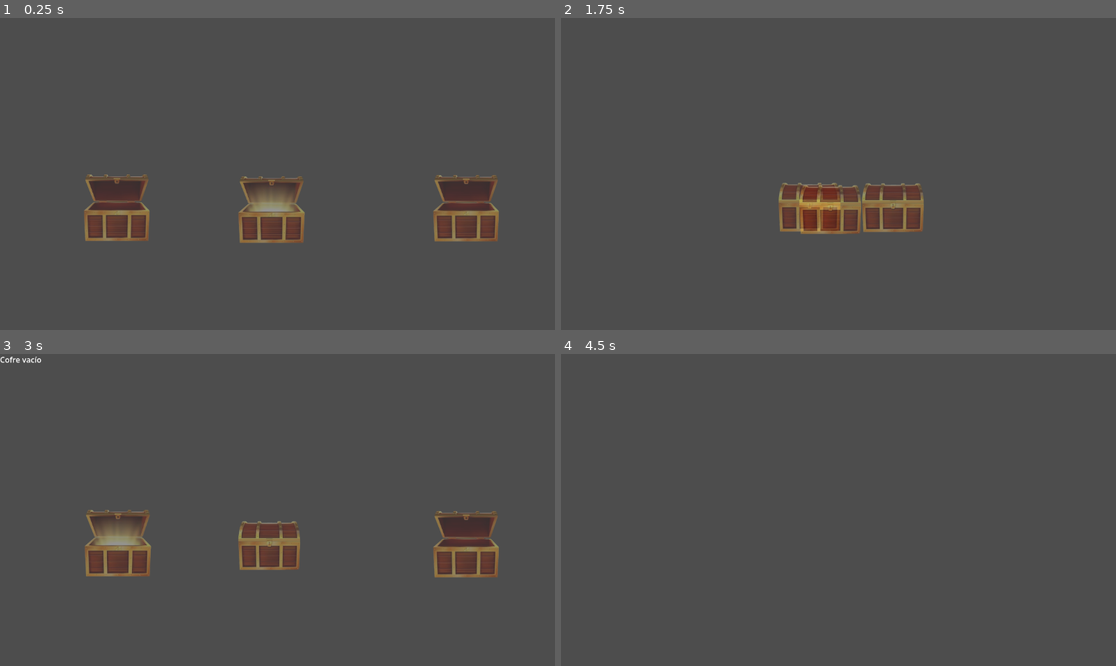
Above: before the commit, frames 1-4 (two rows, left to right).
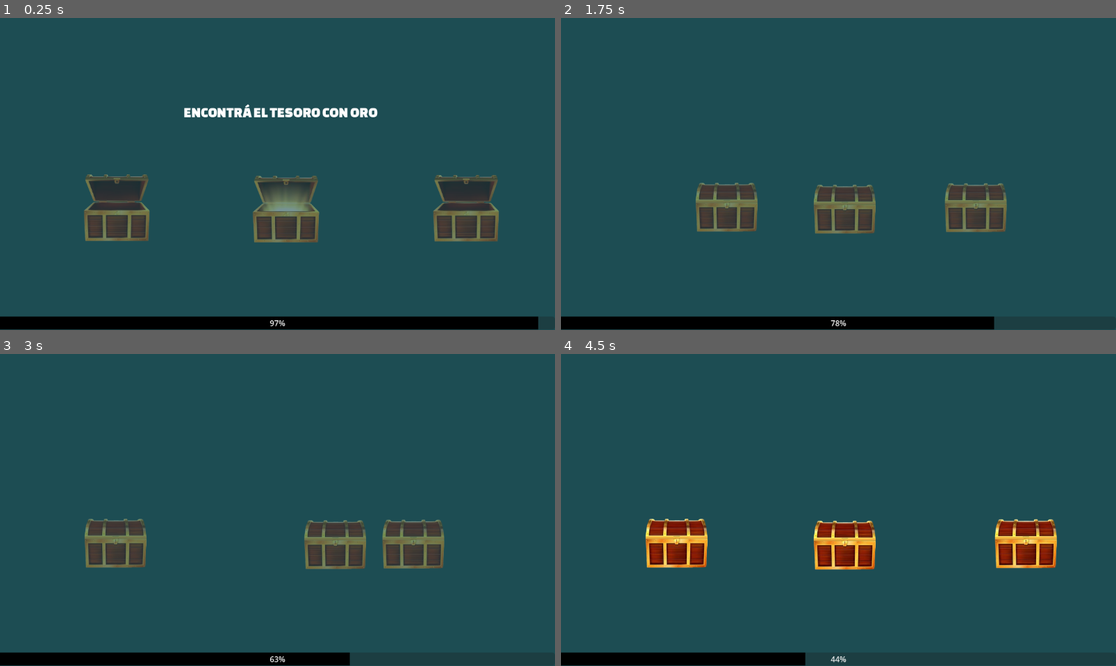
Above: after the commit, the same moments.

Repository: tobiflores/MINIJUEGOS-Feroleto-Flores-Geretto-Legaria
Game: Godot game, scene res://escenas/minijuegos/minijuego_cofres.tscn
Same seed, same stepped clock (60 frames per second), same inputs: the game is played once before the commit and once after it. The engine's default icon, where the game draws it, is replaced by a stand-in: a white triangle on a blue panel in a dark square.
Inputs (mouse positions are in pixels of both pictures, inside the frame that each line leads up to):
- Up to frame 1 (0.25 s): no input
- Up to frame 2 (1.75 s): no input
- Up to frame 3 (3 s): click (466, 544) at 2.77 s
- Up to frame 4 (4.5 s): no input

The runs differ from the first frame. In frame 1, 99% of the frame differs, in the area x 0-100%, y 0-100%; in frame 2, 99%; in frame 3, 99%; in frame 4, 100%.

Commit message:
continuo con juego de cofres mejorando aspectos visuales

Diff:
--- a/escenas/minijuegos/minijuego_cofres.tscn
+++ b/escenas/minijuegos/minijuego_cofres.tscn
@@ -5,12 +5,21 @@
 [ext_resource type="Texture2D" uid="uid://b31lg8aeubsly" path="res://icon.svg" id="2_qsjiq"]
 [ext_resource type="Texture2D" uid="uid://doxma5wal0jeq" path="res://imagenes/cofre-vacio.png" id="3_s2tuc"]
 [ext_resource type="Texture2D" uid="uid://dg4yqa84yhj56" path="res://imagenes/cofre-tesoro.png" id="4_6yiu1"]
+[ext_resource type="FontFile" uid="uid://br64yg4s15f4j" path="res://fuentes/Changa_One/ChangaOne-Regular.ttf" id="6_s2tuc"]
+
+[sub_resource type="StyleBoxFlat" id="StyleBoxFlat_cjyib"]
+bg_color = Color(0, 0, 0, 1)
 
 [node name="Minijuego-Cofres" type="Node2D" unique_id=445488359]
 script = ExtResource("1_6h3a0")
 textura_cerrado = ExtResource("2_cjyib")
 textura_abierto_vacio = ExtResource("3_s2tuc")
 textura_abierto_premio = ExtResource("4_6yiu1")
+
+[node name="ColorRect" type="ColorRect" parent="." unique_id=248132319]
+offset_right = 1153.0
+offset_bottom = 650.0
+color = Color(0.11302898, 0.30202067, 0.32507274, 1)
 
 [node name="Cofre1" type="Button" parent="." unique_id=545234878]
 custom_minimum_size = Vector2(150, 150)
@@ -24,10 +33,10 @@
 
 [node name="Cofre2" type="Button" parent="." unique_id=2069996158]
 custom_minimum_size = Vector2(150, 150)
-offset_left = 489.0
-offset_top = 323.0
-offset_right = 539.0
-offset_bottom = 373.0
+offset_left = 519.0
+offset_top = 322.0
+offset_right = 669.0
+offset_bottom = 472.0
 icon = ExtResource("2_qsjiq")
 flat = true
 expand_icon = true
@@ -44,6 +53,25 @@
 
 [node name="Timer" type="Timer" parent="." unique_id=1132051120]
 
-[node name="Mensaje" type="Label" parent="." unique_id=1365667850]
-offset_right = 40.0
-offset_bottom = 23.0
+[node name="Instruccion" type="Label" parent="." unique_id=1177756737]
+offset_left = 381.0
+offset_top = 179.0
+offset_right = 784.0
+offset_bottom = 269.0
+theme_override_fonts/font = ExtResource("6_s2tuc")
+theme_override_font_sizes/font_size = 30
+
+[node name="Resultado" type="Label" parent="." unique_id=167653383]
+offset_left = 393.0
+offset_top = 178.0
+offset_right = 796.0
+offset_bottom = 268.0
+theme_override_fonts/font = ExtResource("6_s2tuc")
+theme_override_font_sizes/font_size = 41
+
+[node name="ProgressBar" type="ProgressBar" parent="." unique_id=1844446133]
+offset_top = 620.0
+offset_right = 1152.0
+offset_bottom = 647.0
+theme_override_styles/fill = SubResource("StyleBoxFlat_cjyib")
+max_value = 1.0
--- a/scripts/minijuego_cofres.gd
+++ b/scripts/minijuego_cofres.gd
@@ -2,10 +2,10 @@
 
 signal termino(resultado: float)
 
-@export var tiempo_limite: float = 6.0
-@export var tiempo_mostrar_premio: float = 1.2
+@export var tiempo_limite: float = 8.0
+@export var tiempo_mostrar_premio: float = 1.7
 @export var tiempo_mostrar_resultado: float = 1.0
-@export var cantidad_intercambios: int = 4
+@export var cantidad_intercambios: int = 8
 @export var tiempo_por_intercambio: float = 0.35
 
 @export var textura_cerrado: Texture2D
@@ -20,6 +20,8 @@
 	cofres = [$Cofre1, $Cofre2, $Cofre3]
 	cofre_premiado = cofres[randi() % cofres.size()]
 
+	$Instruccion.text = "ENCONTRÁ EL TESORO CON ORO"
+
 	for cofre in cofres:
 		cofre.disabled = true
 		cofre.icon = textura_abierto_premio if cofre == cofre_premiado else textura_abierto_vacio
@@ -31,6 +33,7 @@
 	$Timer.start()
 
 	await get_tree().create_timer(tiempo_mostrar_premio).timeout
+	$Instruccion.text = ""
 
 	for cofre in cofres:
 		cofre.icon = textura_cerrado
@@ -40,6 +43,8 @@
 	for cofre in cofres:
 		cofre.disabled = false
 	puede_clickear = true
+	await get_tree().create_timer(5.0).timeout
+	$Instruccion.text = ""
 
 func mezclar() -> void:
 	for i in cantidad_intercambios:
@@ -68,12 +73,12 @@
 	cofre_premiado.icon = textura_abierto_premio
 
 	if cofre_elegido == cofre_premiado:
-		$Mensaje.text = "Ganaste"
+		$Resultado.text = ""
 		await get_tree().create_timer(tiempo_mostrar_resultado).timeout
 		terminar(1.0)
 	else:
 		cofre_elegido.icon = textura_abierto_vacio
-		$Mensaje.text = "Cofre vacío"
+		$Resultado.text = "COFRE EQUIVOCADO"
 		await get_tree().create_timer(tiempo_mostrar_resultado).timeout
 		terminar(0.0)
 
@@ -81,9 +86,14 @@
 	for cofre in cofres:
 		cofre.disabled = true
 	cofre_premiado.icon = textura_abierto_premio
-	$Mensaje.text = "Tiempo acabado"
 	await get_tree().create_timer(tiempo_mostrar_resultado).timeout
 	terminar(0.0)
+
+func _process(_delta: float) -> void:
+	if $Timer.time_left > 0:
+		$ProgressBar.value = $Timer.time_left / tiempo_limite
+	else:
+		$ProgressBar.value = 0.0
 
 func terminar(resultado: float) -> void:
 	termino.emit(resultado)
Binary file added: fuentes/Changa_One/ChangaOne-Italic.ttf
Not shown, added: fuentes/Changa_One/ChangaOne-Italic.ttf.import
Binary file added: fuentes/Changa_One/ChangaOne-Regular.ttf
Not shown, added: fuentes/Changa_One/ChangaOne-Regular.ttf.import
Not shown, added: fuentes/Changa_One/OFL.txt
